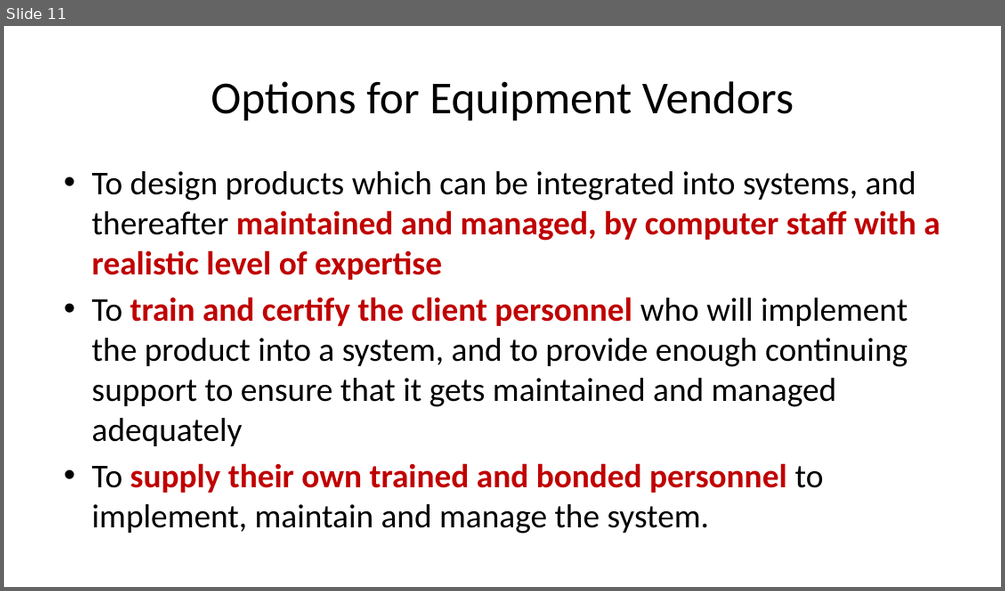
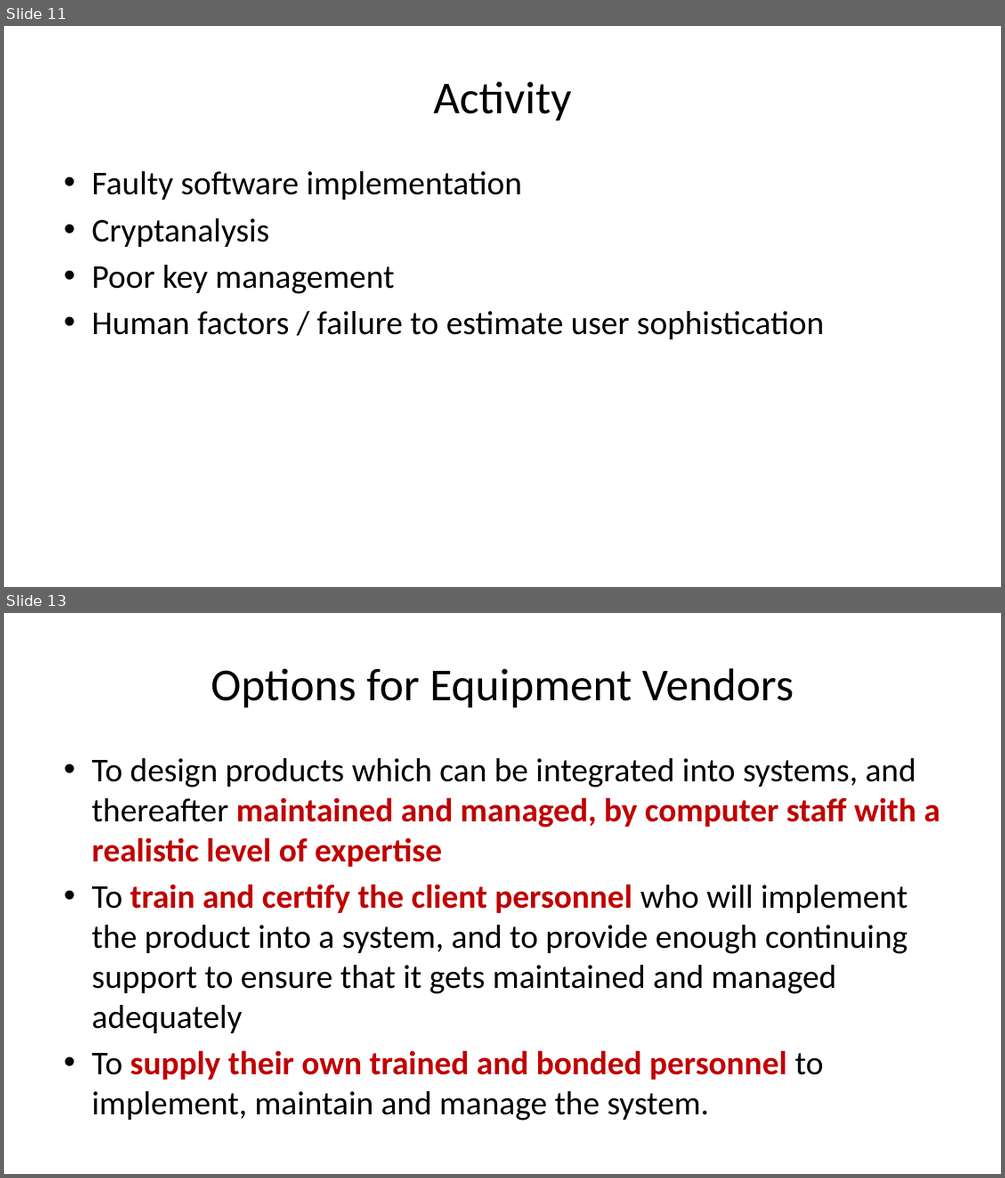
Before and after one commit to noise-lab/security-course, a slide deck: docs/slides/01-WhyCryptosystemsFail.pptx. Shown one above the other, each under a label of ours: slide 11 before the commit, slides 11 and 13 after it; the slides between them are not shown. The pictures are 1005x591 and 1005x1178 pixels, drawn with LibreOffice and Linux fonts; fonts in the diff are those of the drawing. Boxes give left, top, right and bottom in pixels: in the first picture for what was removed or moved away, otherwise in the second. Text is boxed around its words. In the diff, an @@ line names an element or a change of style, - is before the commit and + after.

```diff
--- a/docs/slides/01-WhyCryptosystemsFail.pptx
+++ b/docs/slides/01-WhyCryptosystemsFail.pptx
@@ slide 11 added at box(4, 26, 1001, 587), background #FFFFFF @@
@@ title added at box(433, 81, 571, 121), 33 pt, text #000000 @@
+Activity
@@ text added at box(92, 171, 824, 339), 24 pt, text #000000 @@
+• Faulty software implementation
+• Cryptanalysis
+• Poor key management
+• Human factors / failure to estimate user sophistication
@@ what was slide 11 is now slide 13 @@
```
Also in this commit, not shown: 2 slides changed, 1 other slide added, 3 other files.
